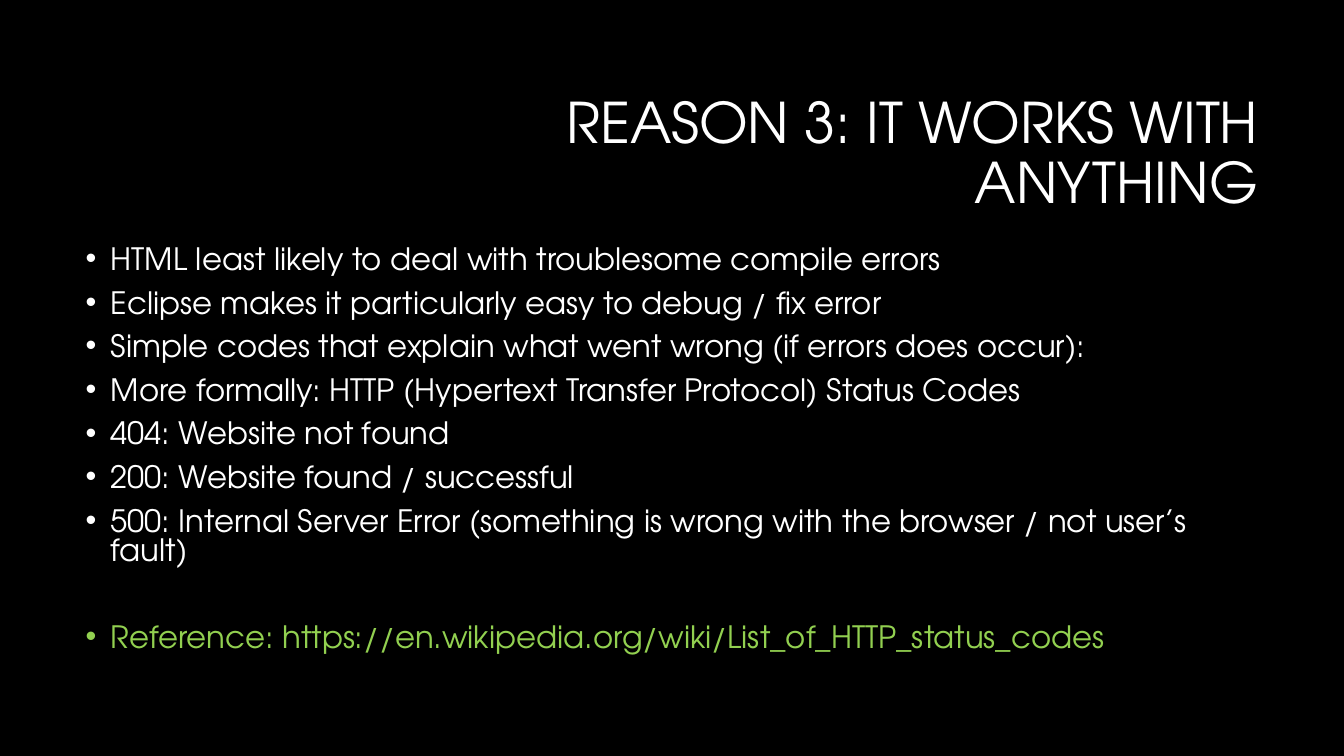
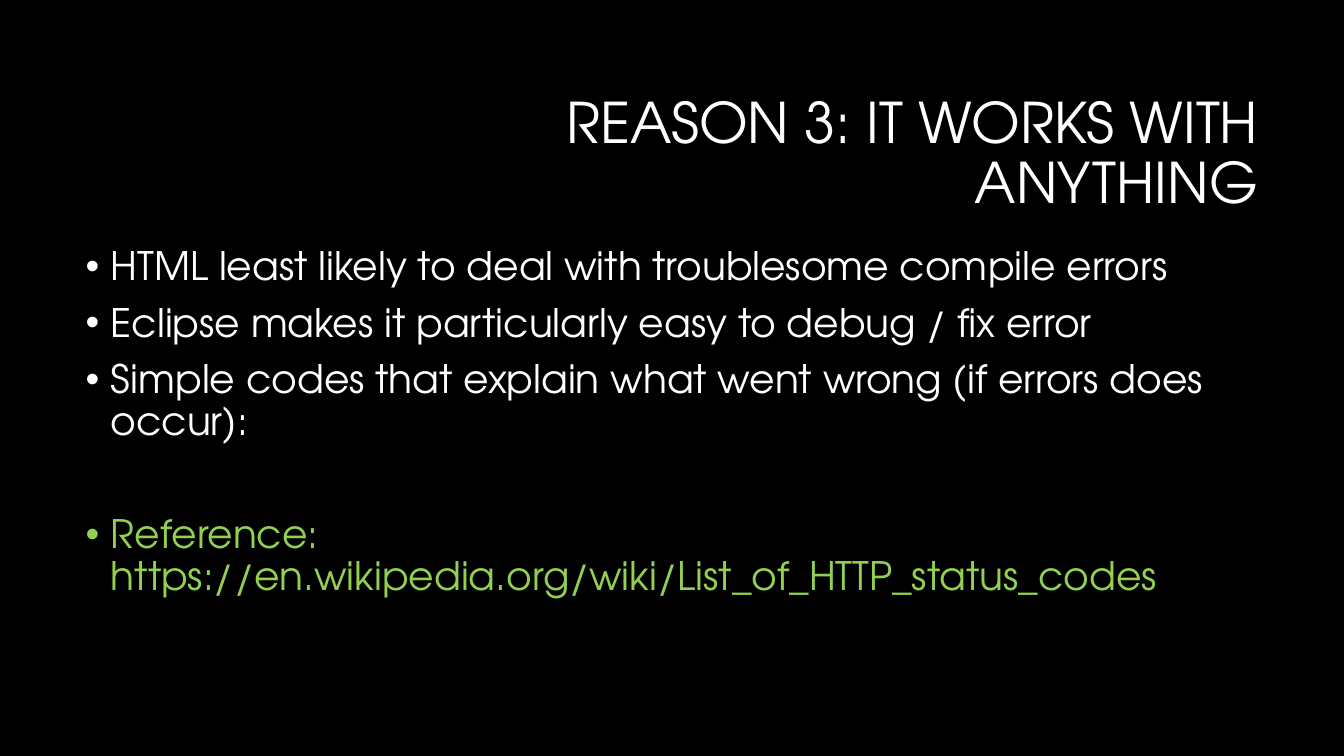
Before and after one commit to jasonlu6/UROP-Spring-Framework-, a slide deck: slide 5 of meeting2-jason.pptx (slide 7 before the commit). Drawn at 1344x756 pixels with LibreOffice and Linux fonts; fonts in the diff are those of the drawing; background and template pictures are left out. Boxes give left, top, right and bottom in pixels: in the first picture for what was removed or moved away, otherwise in the second. Text is boxed around its words. In the diff, an @@ line names an element or a change of style, - is before the commit and + after.

```diff
--- a/meeting2-jason.pptx
+++ b/meeting2-jason.pptx
@@ text "HTML least likely to deal ..." at (x1=111, y1=251, x2=1203, y2=599): size 22 to 28 pt; line spacing 0.8 to 0.9 @@
@@ text at (x1=111, y1=378, x2=1187, y2=568): paragraphs removed @@
-• More formally: HTTP (Hypertext Transfer Protocol) Status Codes
-• 404: Website not found
-• 200: Website found / successful
-• 500: Internal Server Error (something is wrong with the browser / not user’s fault)
```
Also in this commit, not shown: 6 other slides changed, 3 slides added, 2 slides removed, 1 other file.
